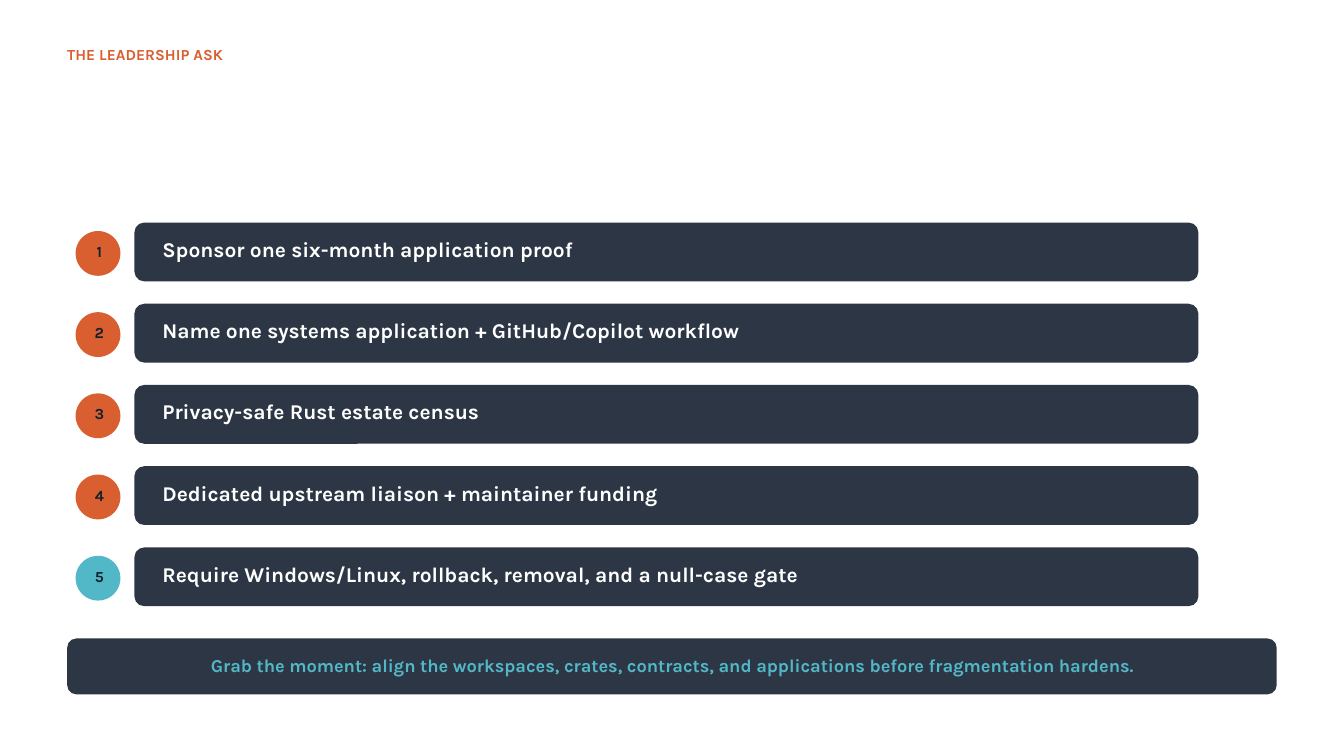
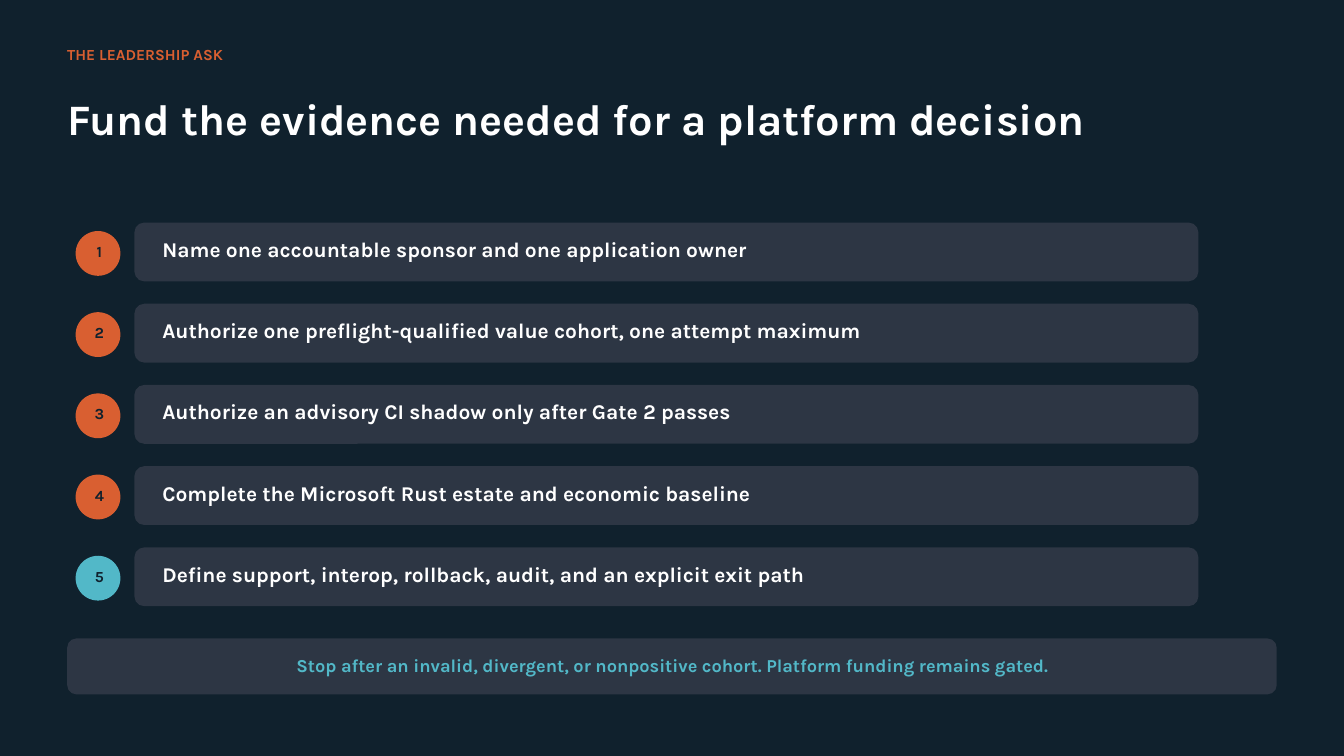
Before and after one commit to giodl73-repo/FERRIS, a slide deck: slide 12 of docs/leadership/MICROSOFT_RUST_INVESTMENT_DECK.pptx. Drawn at 1344x756 pixels with LibreOffice and Linux fonts; fonts in the diff are those of the drawing. Boxes give left, top, right and bottom in pixels: in the first picture for what was removed or moved away, otherwise in the second. Text is boxed around its words. In the diff, an @@ line names an element or a change of style, - is before the commit and + after.

Commit message:
feat: complete owner readiness and action plan preparation

```diff
--- a/docs/leadership/MICROSOFT_RUST_INVESTMENT_DECK.pptx
+++ b/docs/leadership/MICROSOFT_RUST_INVESTMENT_DECK.pptx
@@ background #FFFFFF to #10212D @@
@@ text at (x1=67, y1=104, x2=1084, y2=146): text changed @@
-Sponsor the application strategy -- not another isolated Rust tool
+Fund the evidence needed for a platform decision
@@ text at (x1=162, y1=242, x2=746, y2=262): text changed @@
-Sponsor one six-month application proof
+Name one accountable sponsor and one application owner
@@ text at (x1=162, y1=323, x2=861, y2=344): text changed @@
-Name one systems application + GitHub/Copilot workflow
+Authorize one preflight-qualified value cohort, one attempt maximum
@@ text at (x1=162, y1=404, x2=730, y2=425): text changed @@
-Privacy-safe Rust estate census
+Authorize an advisory CI shadow only after Gate 2 passes
@@ text at (x1=162, y1=486, x2=750, y2=506): text changed @@
-Dedicated upstream liaison + maintainer funding
+Complete the Microsoft Rust estate and economic baseline
@@ text at (x1=162, y1=567, x2=804, y2=587): text changed @@
-Require Windows/Linux, rollback, removal, and a null-case gate
+Define support, interop, rollback, audit, and an explicit exit path
@@ text at (x1=296, y1=659, x2=1048, y2=677): text changed @@
-Grab the moment: align the workspaces, crates, contracts, and applications before fragmentation hardens.
+Stop after an invalid, divergent, or nonpositive cohort. Platform funding remains gated.
```
Also in this commit, not shown: 9 other slides changed, 1 slide added, 1 slide removed, 41 other files.
